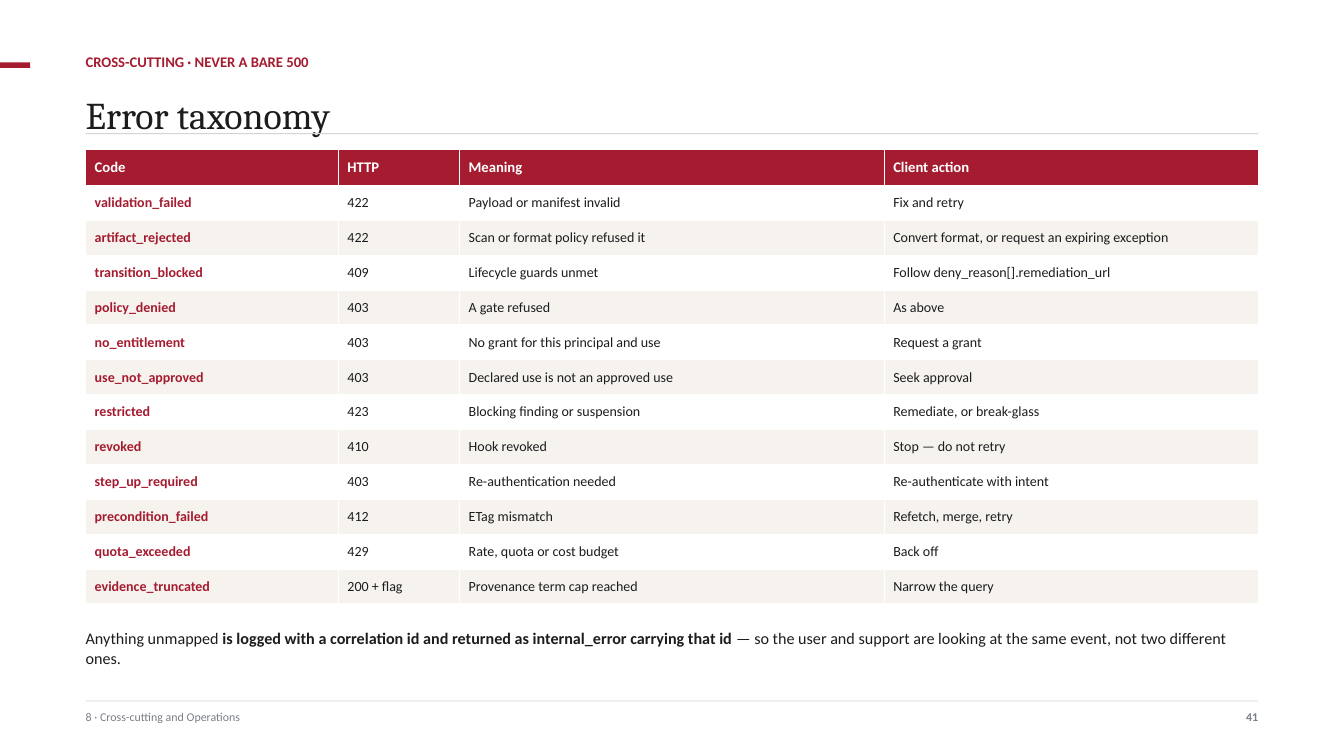
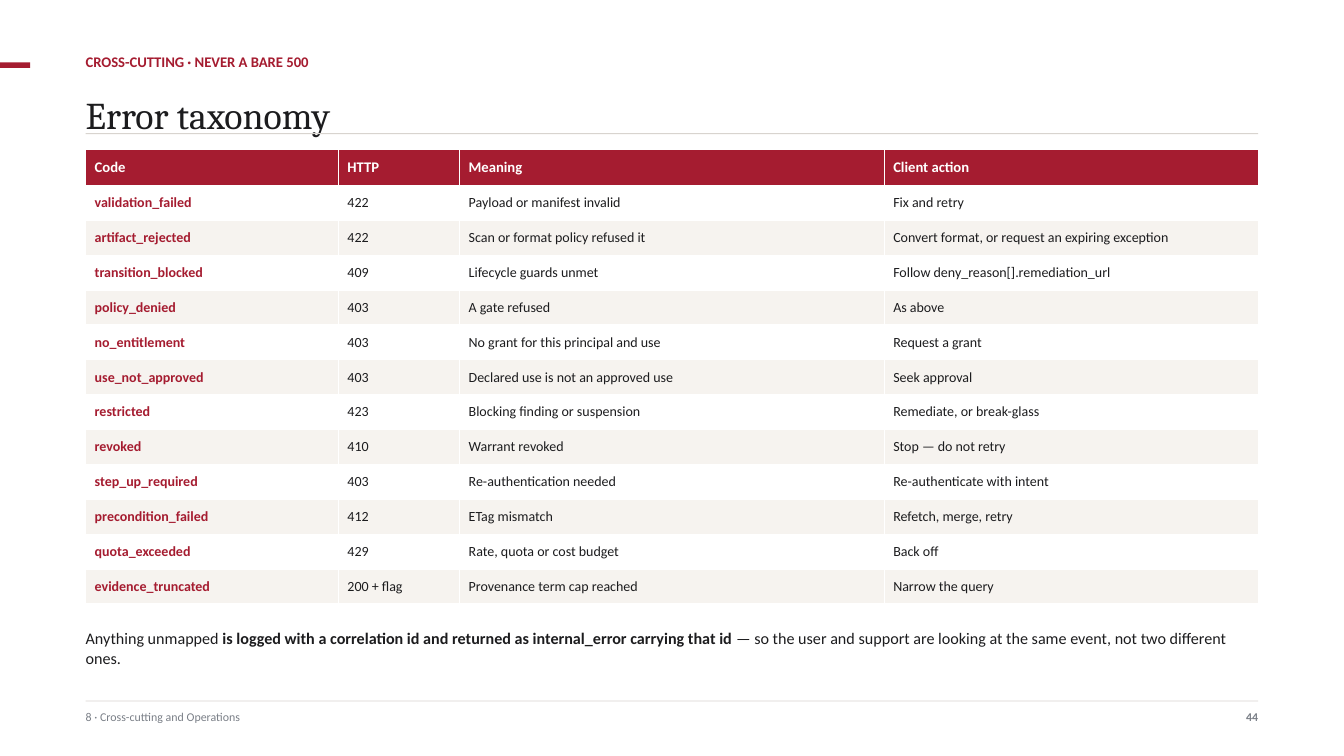
Before and after one commit to ajsinha/maya, a slide deck: slide 45 of docs/MAYA-System-Design.pptx (slide 42 before the commit). Drawn at 1344x756 pixels with LibreOffice and Linux fonts; fonts in the diff are those of the drawing. Boxes give left, top, right and bottom in pixels: in the first picture for what was removed or moved away, otherwise in the second. Text is boxed around its words. In the diff, an @@ line names an element or a change of style, - is before the commit and + after.

```diff
--- a/docs/MAYA-System-Design.pptx
+++ b/docs/MAYA-System-Design.pptx
@@ table at bbox=[86, 149, 1258, 605] @@
-row 9, column 3: Hook revoked
+row 9, column 3: Warrant revoked
@@ text at bbox=[1246, 713, 1258, 721]: text changed @@
-41
+44
```
Also in this commit, not shown: 25 other slides changed, 3 slides added, 2 other files.
